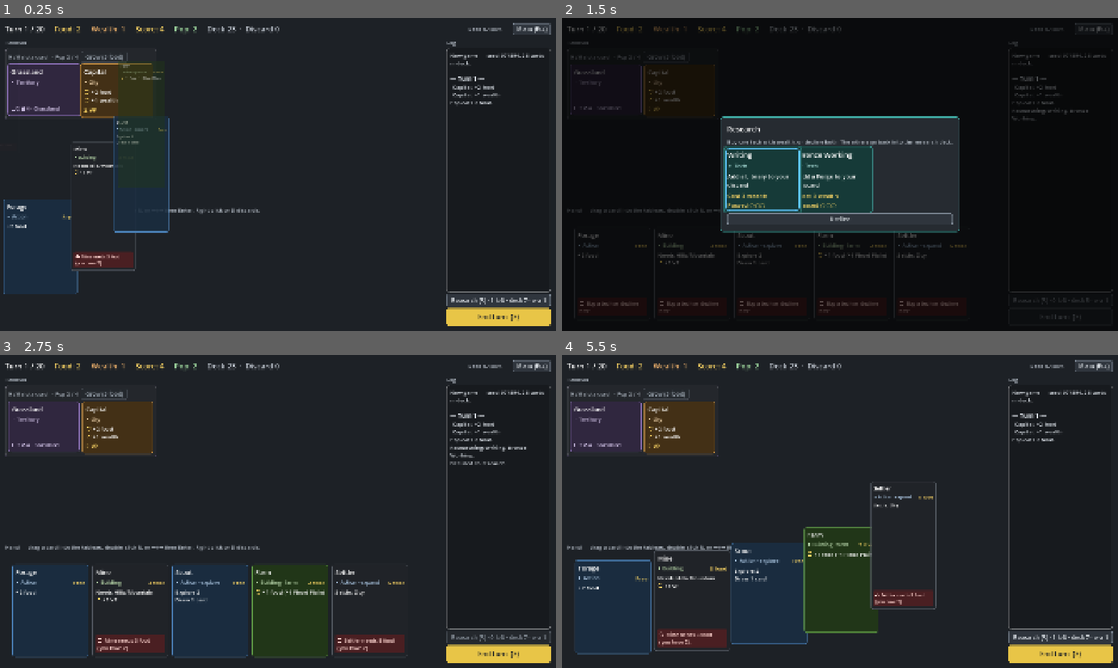
Above: before the commit, frames 1-4 (two rows, left to right).
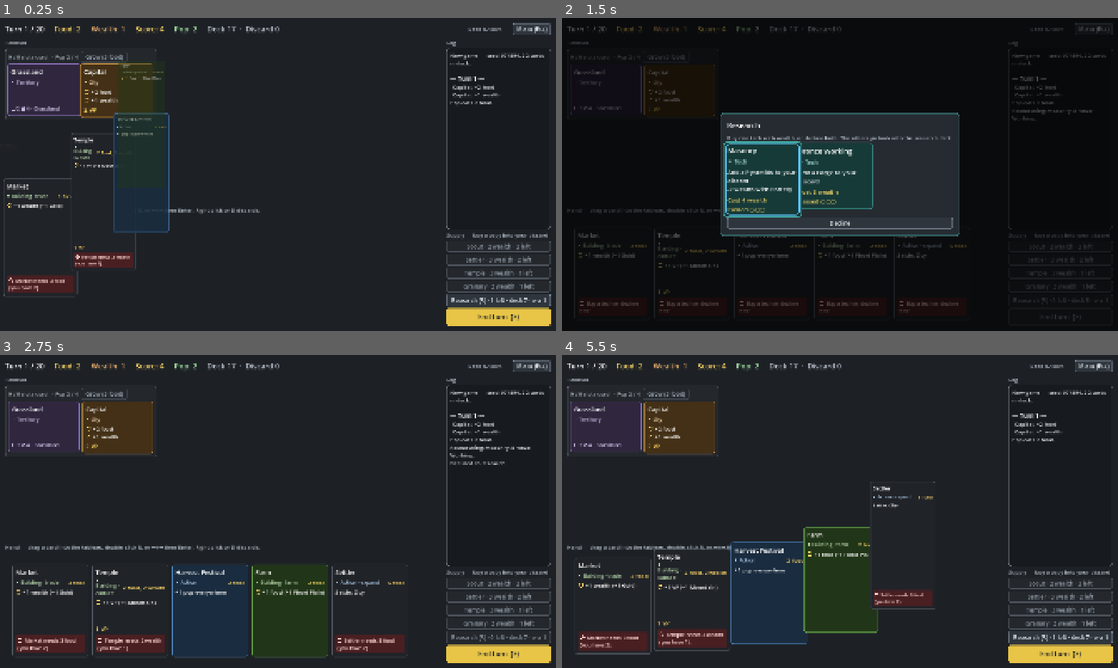
Above: after the commit, the same moments.

Repository: r888888888/4x-card-game
Game: Godot game, scene res://ui/main.tscn
Two runs of this game, one before a commit and one after it. Both use one fixed random seed, a clock stepped at 60 frames per second and the inputs below.
Inputs (mouse positions are in pixels of both pictures, inside the frame that each line leads up to):
- Up to frame 1 (0.25 s): no input
- Up to frame 2 (1.5 s): tap Enter (ui_accept) at 0.5 s; drag from (606, 89) to (895, 105) at 0.52 s; click "Research (R) · 1 left · deck …" at 1.25 s
- Up to frame 3 (2.75 s): click "Decline" at 2 s
- Up to frame 4 (5.5 s): click "End turn (E)" at 2.75 s; click (1062, 583) at 3.5 s, where only the run after the commit has a clickable "Scout · 2 wealth · 2 left"; click "Menu (Esc)" at 4.25 s; click "Restart" at 5 s

The runs differ from the first frame. In frame 1, 3.2% of the frame differs, in the area x 0-100%, y 2-89%; in frame 2, 5.4%, in the area x 3-99%, y 2-89%; in frame 3, 3.1%; in frame 4, 4.1%.

Commit message:
032: buy cards from the supply (engine, loader, data, Supply panel)
Co-Authored-By: Claude Opus 5.5 <noreply@anthropic.com>

Diff:
--- a/data/config.json
+++ b/data/config.json
@@ -17,16 +17,22 @@
   "deck": {
     "farm": 4,
     "irrigation": 1,
-    "settler": 4,
-    "scout": 4,
+    "settler": 2,
+    "scout": 2,
     "forage": 2,
     "caravan": 2,
-    "temple": 2,
+    "temple": 1,
     "lumber_camp": 2,
     "mine": 2,
     "market": 1,
-    "granary": 2,
+    "granary": 1,
     "harvest_festival": 2
+  },
+  "supply": {
+    "scout": { "price": 2, "count": 2 },
+    "settler": { "price": 3, "count": 2 },
+    "temple": { "price": 3, "count": 1 },
+    "granary": { "price": 2, "count": 1 }
   },
   "research_deck": {
     "pottery": 1,
--- a/engine/data_loader.gd
+++ b/engine/data_loader.gd
@@ -9,7 +9,8 @@
 const CARD_FIELDS: Array[String] = ["id", "name", "type", "cost", "vp", "tags", "effects", "text", "slots", "housing", "keywords", "requires", "prereq", "prereq_discount", "era"]
 ## Population block fields: name -> [minimum, default].
 const POPULATION_FIELDS := {"start": [1, 2], "food_upkeep": [0, 1], "vp_per_pop": [0, 1]}
-const CONFIG_FIELDS: Array[String] = ["resources", "turn_limit", "hand_size", "hand_limit", "deck_model", "starting", "deck", "keywords", "territory_deck", "research_deck", "era_unlocks", "population"]
+const CONFIG_FIELDS: Array[String] = ["resources", "turn_limit", "hand_size", "hand_limit", "deck_model", "starting", "deck", "keywords", "territory_deck", "research_deck", "era_unlocks", "population", "supply"]
+const SUPPLY_TYPES: Array[String] = ["action", "building"]  # the only card types the supply sells
 const DECK_MODELS: Array[String] = ["fixed"]  # "deckbuilding" and "era" are planned
 
 
@@ -252,7 +253,8 @@
 
 ## Returns a normalized config: {resources, keywords, turn_limit, hand_size, hand_limit, deck_model,
 ## starting: {resources, tableau, territory}, deck: {card_id: count}, territory_deck: {card_id: count}, research_deck: {card_id: count},
-## population: {start, food_upkeep, vp_per_pop}, or {} when the config has no population block (rules off)}.
+## population: {start, food_upkeep, vp_per_pop}, or {} when the config has no population block (rules off),
+## supply: {card_id: {price, count}}, {} when there is none}.
 static func parse_config(raw: Variant, resources: Array[String], cards: Dictionary, src: String, errors: Array[String], warnings: Array[String]) -> Dictionary:
 	if not (raw is Dictionary):
 		errors.append("%s: must be a JSON object" % src)
@@ -271,6 +273,7 @@
 		"research_deck": {},
 		"era_unlocks": {},
 		"population": {},
+		"supply": {},
 	}
 
 	config.hand_limit = Effect.read_int(raw, "hand_limit", errs, config.hand_size, maxi(7, config.hand_size))
@@ -326,6 +329,8 @@
 		config.research_deck = _parse_counts(research_deck, "research_deck", cards, "tech", errs)
 	else:
 		errs.append("'research_deck' must be an object like {\"pottery\": 1}")
+
+	config.supply = _parse_supply(raw.get("supply", {}), cards, errs)
 
 	config.era_unlocks = _parse_era_unlocks(raw.get("era_unlocks", {}), errs, warnings, src)
 
@@ -392,6 +397,35 @@
 	return out
 
 
+## Normalizes the supply {card_id: {price, count}}: each card an action or building, price and count
+## integers >= 1.
+static func _parse_supply(raw: Variant, cards: Dictionary, errs: Array[String]) -> Dictionary:
+	var out := {}
+	if not (raw is Dictionary):
+		errs.append("'supply' must be an object like {\"scout\": {\"price\": 2, \"count\": 1}}")
+		return out
+	for id in raw:
+		var entry: Variant = raw[id]
+		if not cards.has(id):
+			errs.append("supply: unknown card '%s'" % id)
+			continue
+		if not SUPPLY_TYPES.has(cards[id].type):
+			errs.append("supply: '%s' is a %s" % [id, cards[id].type])
+			continue
+		if not (entry is Dictionary):
+			errs.append("supply: '%s' must be an object like {\"price\": 2, \"count\": 1}" % id)
+			continue
+		var valid := true
+		for field in ["price", "count"]:
+			var n: Variant = as_int(entry.get(field))
+			if typeof(n) != TYPE_INT or n < 1:
+				errs.append("supply: '%s': '%s' must be an integer >= 1" % [id, field])
+				valid = false
+		if valid:
+			out[id] = {"price": as_int(entry.price), "count": as_int(entry.count)}
+	return out
+
+
 ## Normalizes a {card_id: count} deck. required: the card type the deck must hold ("territory" or
 ## "tech"), or "" for the main deck, which holds neither.
 static func _parse_counts(deck: Dictionary, field: String, cards: Dictionary, required: String, errs: Array[String]) -> Dictionary:
--- a/engine/game_engine.gd
+++ b/engine/game_engine.gd
@@ -34,6 +34,7 @@
 var _era := 1  # the highest era of techs added to the research deck
 var _eras_added: Array[int] = []  # eras add_era has already shuffled in
 var _discard_left := 0  # cards still to discard before the turn can end; 0 = none pending
+var _supply: Dictionary = {}  # card_id -> copies left to buy, in config order
 var _next_uid := 1
 var _outcome: Dictionary = {}  # the card_played outcome being built; empty outside play_card
 
@@ -201,6 +202,43 @@
 	var have: int = resources.get("wealth", 0)
 	if have < cost:
 		return "%s needs %d wealth (you have %d)." % [tech.def.name, cost, have]
+	return ""
+
+
+## The cards in the supply and how many copies of each are left: {card_id: count}, in config order.
+func supply() -> Dictionary:
+	return _supply.duplicate()
+
+
+## Copies of card_id left in the supply (0 if it isn't sold there).
+func supply_left(card_id: String) -> int:
+	return _supply.get(card_id, 0)
+
+
+## What a copy of card_id costs in wealth from the supply (0 if it isn't sold there).
+func buy_price(card_id: String) -> int:
+	return config.get("supply", {}).get(card_id, {}).get("price", 0)
+
+
+## Why a copy of card_id can't be bought from the supply right now, or "" if it can.
+func buy_error(card_id: String) -> String:
+	if is_over:
+		return "The game is over."
+	if not pending_choice.is_empty():
+		return "Choose a territory first."
+	if not research_options().is_empty():
+		return _research_open_error()
+	if _discard_left > 0:
+		return _discard_error()
+	var card_name: String = card_db[card_id].name if card_db.has(card_id) else card_id
+	if not _supply.has(card_id):
+		return "%s isn't in the supply." % card_name
+	if _supply[card_id] <= 0:
+		return "No %ss left in the supply." % card_name
+	var price := buy_price(card_id)
+	var have: int = resources.get("wealth", 0)
+	if have < price:
+		return "%s costs %d wealth (you have %d)." % [card_name, price, have]
 	return ""
 
 
@@ -327,6 +365,9 @@
 	_research_left = 0
 	_era = 1
 	_eras_added = []
+	_supply = {}
+	for id in config.get("supply", {}):
+		_supply[id] = config.supply[id].count
 	_next_uid = 1
 	log_lines.clear()
 
@@ -451,6 +492,21 @@
 	return true
 
 
+## Pays buy_price wealth for a new copy of card_id from the supply and puts it on the discard.
+## False (and no change) if buy_error says it can't.
+func buy(card_id: String) -> bool:
+	if buy_error(card_id) != "":
+		return false
+	var price := buy_price(card_id)
+	resources.wealth -= price
+	_supply[card_id] -= 1
+	var card := _make_card(card_id)
+	zone("discard").add(card)
+	_log("Bought %s (%d wealth)." % [card.def.name, price])
+	changed.emit()
+	return true
+
+
 ## Puts the revealed techs back into the research deck without buying. The action stays spent.
 ## False (and no change) if nothing is revealed.
 func decline_research() -> bool:
--- a/ui/main.gd
+++ b/ui/main.gd
@@ -41,6 +41,9 @@
 var _researched_section: Control  # the researched techs' heading and row, hidden while it is empty
 var _researched: HBoxContainer
 var _research_button: Button
+var _supply_section: Control  # the supply's heading and buttons, hidden when the config has no supply
+var _supply_box: VBoxContainer  # one buy button per supply card
+var _supply_buttons := {}  # card_id -> Button
 var _log: RichTextLabel
 var _end_turn_button: Button
 var _game_over_overlay: Control
@@ -586,6 +589,7 @@
 		tip_lines.push_front(research_error)
 	_research_button.tooltip_text = "\n".join(tip_lines)
 	_research_button.visible = e.config.research_deck.size() > 0
+	_refresh_supply()
 	_animate_outcome()
 	_sync_card_focus()
 
@@ -597,6 +601,30 @@
 	_game_over_overlay.visible = e.is_over
 	if e.is_over:
 		_game_over_label.text = "Game over\n\nFinal score: %d\nSeed: %d" % [e.score(), e.seed_value]
+
+
+## One button per supply card: "Scout · 2 wealth · 2 left". A button the engine won't let you use is
+## disabled, with the reason first in its tooltip; the card's rules follow.
+func _refresh_supply() -> void:
+	var e := Game.engine
+	var supply := e.supply()
+	_supply_section.visible = not supply.is_empty()
+	for id in _supply_buttons.keys():
+		if not supply.has(id):
+			_supply_buttons[id].queue_free()
+			_supply_buttons.erase(id)
+	for id in supply:
+		if not _supply_buttons.has(id):
+			var card_id: String = id
+			_supply_buttons[id] = _button("", func(): Game.engine.buy(card_id))
+			_supply_box.add_child(_supply_buttons[id])
+		var button: Button = _supply_buttons[id]
+		var def: CardDef = e.card_db[id]
+		var error := e.buy_error(id)
+		button.text = "%s · %d wealth · %d left" % [def.name, e.buy_price(id), supply[id]]
+		button.disabled = error != ""
+		var tip := def.rules_tooltip(e.card_db)
+		button.tooltip_text = tip if error == "" else "%s\n\n%s" % [error, tip]
 
 
 ## Places tableau cards in territory groups: each territory card first, then the cards on it.
@@ -1053,7 +1081,12 @@
 	_log.add_theme_font_size_override("bold_font_size", 20)
 	_log.add_theme_color_override("default_color", Color("dde3ea"))
 	log_panel.add_child(_log)
-	_research_button = _button("Research (R)", func(): Game.engine.research())
+	_supply_section = _section(side_col, "Supply — buy a copy into your discard")
+	_supply_section.hide()
+	_supply_box = VBoxContainer.new()
+	_supply_box.add_theme_constant_override("separation", 6)
+	_supply_section.add_child(_supply_box)
+	_research_button =_button("Research (R)", func(): Game.engine.research())
 	_research_button.custom_minimum_size.y = 44
 	side_col.add_child(_research_button)
 	_end_turn_button = _button("End turn  (E)", func(): Game.engine.end_turn())
